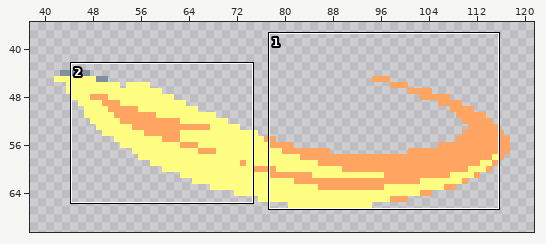
Two states of a pixel-art file, Content/Animations/red hood itch free.aseprite. Above: a wide view before the commit, with the close-up outlined.
Close-up. Before the edit:
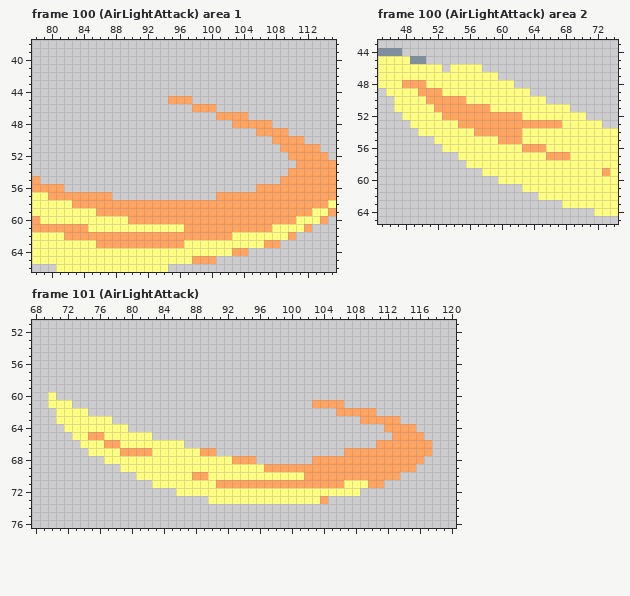
128x96 pixels, 254 frames. Shown: frame 100 (AirLightAttack) area 1: x 78..115, y 38..66; frame 100 (AirLightAttack) area 2: x 45..74, y 43..65; frame 101 (AirLightAttack): x 68..120, y 51..76. The wide view leaves out empty margins. The commit also changed other frames or places, which this record leaves out.
After the commit:
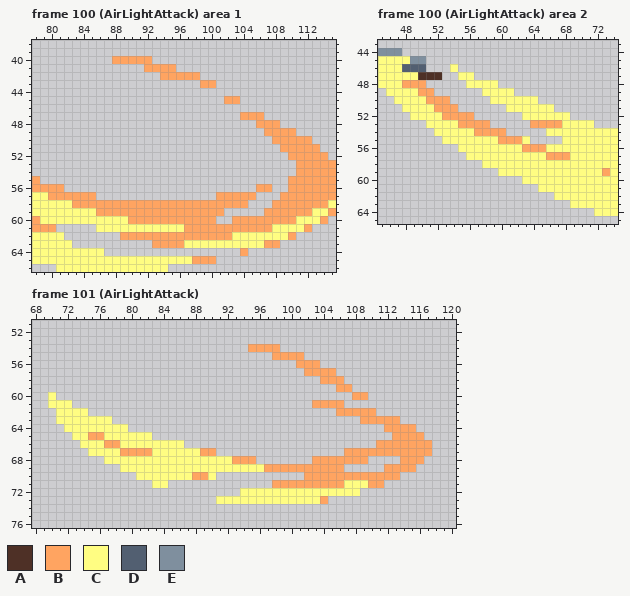
Palette (. is transparent): A #4e3026  B #ffa461  C #fffd82  D #525f71  E #7f8f9e
What changed:
Frame 100 (AirLightAttack) area 1, layer "特效1":
y 40: x 88..92 ..... -> BBBBB
y 41: x 92..95 .... -> BBBB
y 42: x 94..98 ..... -> BBBBB
y 43: x 99..100 .. -> BB
y 45: x 95..97 BBB -> ...; x 102..103 .. -> BB
y 46: x 98..100 BBB -> ...
y 47: x 101..103 BBB -> ...; x 105..106 .. -> BB
y 48: x 103..105 BBB -> ...; x 108 . -> B
y 49: x 106 B -> .; x 110 . -> B
y 50: x 112 . -> B
y 54: x 110 B -> .
y 55: x 109 B -> .
y 56: x 108..109 BB -> ..
y 57: x 86..87 BB -> ..; x 106..108 BBB -> ...
y 58: x 105..107 BBB -> ...
y 59: x 102..106 BBBBB -> .....
y 60: x 101..102 BB -> ..
y 61: x 81..85 BBBBC -> .....
y 62: x 82..88 BBBBBBB -> .......
y 63: x 83..92 CCCBBBBBBB -> ..........
y 64: x 87..103 CCCCCCCCCCCCCCCCB -> .................
Frame 100 (AirLightAttack) area 2, layer "特效1":
y 46: x 48..52 CCCCC -> DDD..; x 55..57 CCC -> ...
y 47: x 50..54 CCCCC -> AAA..; x 57..59 CCC -> ...
y 48: x 51..55 CCCCC -> .....; x 60..61 CC -> ..
y 49: x 52..57 BCCCCC -> ......; x 62..63 CC -> ..
y 50: x 54..58 BBCCC -> .....; x 65 C -> .
y 51: x 47 C -> .; x 55..60 BBBBCC -> ......; x 67..68 CC -> ..
y 52: x 48 C -> .; x 57..62 BBBBBB -> ......; x 69..70 CC -> ..
y 53: x 49..50 CC -> ..; x 59..63 BBBBB -> .....; x 72 C -> .
y 54: x 50..51 CC -> ..; x 61..65 BBCCC -> .....
y 55: x 52 C -> .; x 64..67 CCCC -> ....
y 56: x 53..54 CC -> ..
y 57: x 55 C -> .
y 58: x 56..57 CC -> ..
y 59: x 58..59 CC -> ..
y 60: x 60..62 CCC -> ...
y 61: x 63..64 CC -> ..
y 62: x 65..66 CC -> ..
y 63: x 68 C -> .
Frame 101 (AirLightAttack), layer "特效1":
y 54: x 95..98 .... -> BBBB
y 55: x 98..101 .... -> BBBB
y 56: x 101..103 ... -> BBB
y 57: x 102..105 .... -> BBBB
y 58: x 104..106 ... -> BBB
y 59: x 106..107 .. -> BB
y 60: x 108..109 .. -> BB
y 68: x 110..113 BBBB -> ....
y 69: x 107..111 BBBBB -> .....
y 70: x 91..101 CCCCCCCCCCC -> ...........
y 71: x 85..97 CCCCCCBBBBBBB -> .............
y 72: x 86..93 CCCCCCCC -> ........
y 73: x 90 C -> .
Where, in picture pixels (left, top, right, bottom), the same in both close-ups:
changed: (56, 56, 312, 256)
changed: (394, 64, 602, 208)
added: (248, 344, 368, 400)
erased: (344, 456, 400, 472)
erased: (168, 472, 304, 504)
